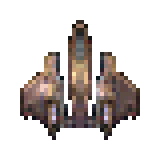
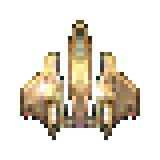
Before/after of a (160, 160) layered artwork. What changed in the layer stack:
removed layer "Pasted Layer" over (x1=20, y1=20, x2=140, y2=140)
painted on "Background" over (x1=20, y1=20, x2=140, y2=140)
